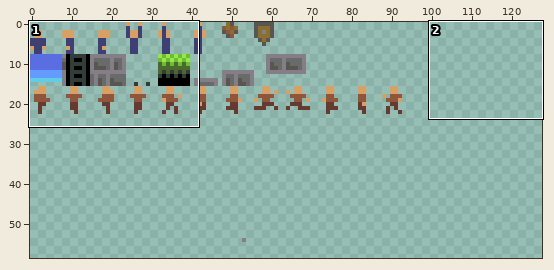
Sprite sheet, stored at assets/spritesheet.png. Above, an overview of the earlier version with the close-up marked.
Close-up. First the earlier version:
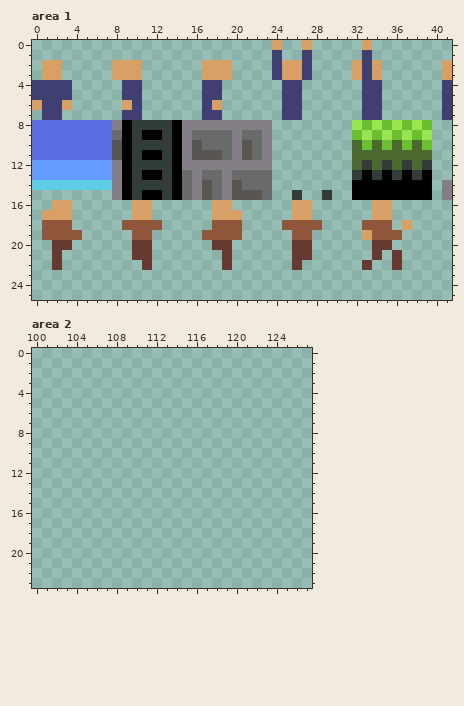
The file is 128x128 pixels. Shown: area 1: x 0..41, y 0..25; area 2: x 100..127, y 0..23. The wide view leaves out empty margins.
The result:
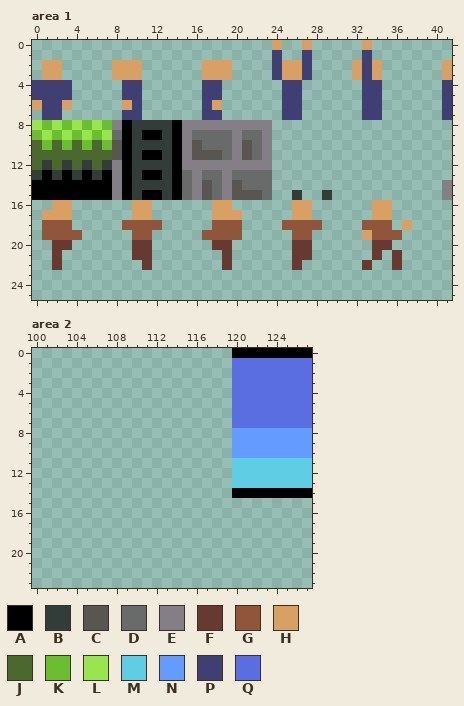
Palette (. is transparent): A #000000  B #323c39  C #595652  D #696a6a  E #847e87  F #663931  G #8f563b  H #d9a066  J #4b692f  K #6abe30  L #99e550  M #5fcde4  N #639bff  P #3f3f74  Q #5b6ee1
The exact change:
Area 1:
The edit adds colour A in row 15 at x 0 to 7.
Colour M gives way to colour A in row 14 at x 0 to 7.
Colour N gives way to colour A in row 13 at x 1, 3, 5 and 7.
Colour N gives way to colour B in row 12 at x 1, 3, 5 and 7; in row 13 at x 0, 2, 4 and 6.
Colour N gives way to colour J in row 12 at x 0, 2, 4 and 6.
Colour Q gives way to colour J in row 10 at x 0, 2, 4 and 6; in row 11 at x 0 to 7.
Colour Q gives way to colour K in row 8 at x 1, 3, 5 and 7; in row 9 at x 0, 2, 4 and 6; in row 10 at x 1, 3, 5 and 7.
Colour Q gives way to colour L in row 8 at x 0, 2, 4 and 6; in row 9 at x 1, 3, 5 and 7.
Colour A is removed in row 13 at x 33, 35, 37 and 39; in rows 14 to 15 at x 32 to 39.
Colour B is removed in row 12 at x 33, 35, 37 and 39; in row 13 at x 32, 34, 36 and 38.
Colour J is removed in row 10 at x 32, 34, 36 and 38; in row 11 at x 32 to 39; in row 12 at x 32, 34, 36 and 38.
Colour K is removed in row 8 at x 33, 35, 37 and 39; in row 9 at x 32, 34, 36 and 38; in row 10 at x 33, 35, 37 and 39.
Colour L is removed in row 8 at x 32, 34, 36 and 38; in row 9 at x 33, 35, 37 and 39.
Area 2:
The edit adds colour A in row 0 at x 120 to 127; in row 14 at x 120 to 127.
The edit adds colour M in rows 11 to 13 at x 120 to 127.
The edit adds colour N in rows 8 to 10 at x 120 to 127.
The edit adds colour Q in rows 1 to 7 at x 120 to 127.
Changed places in both close-ups, as pixel boxes (x1, y1, x2, y2):
changed: (32, 120, 112, 200)
erased: (352, 120, 432, 200)
added: (232, 348, 312, 498)
